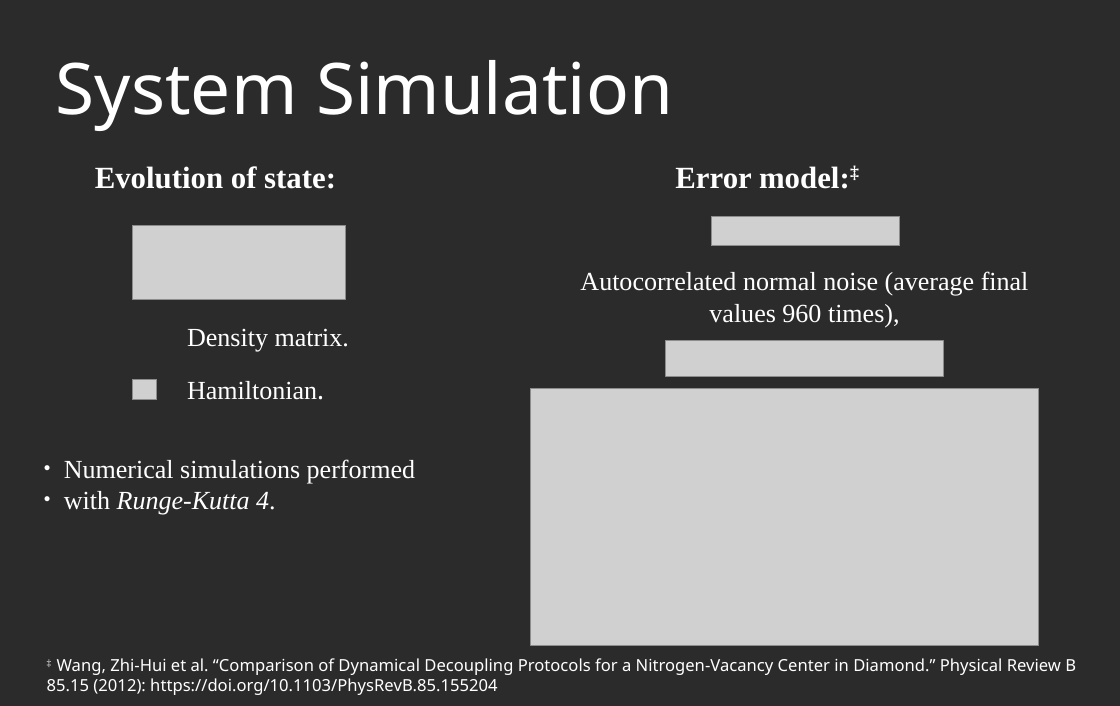
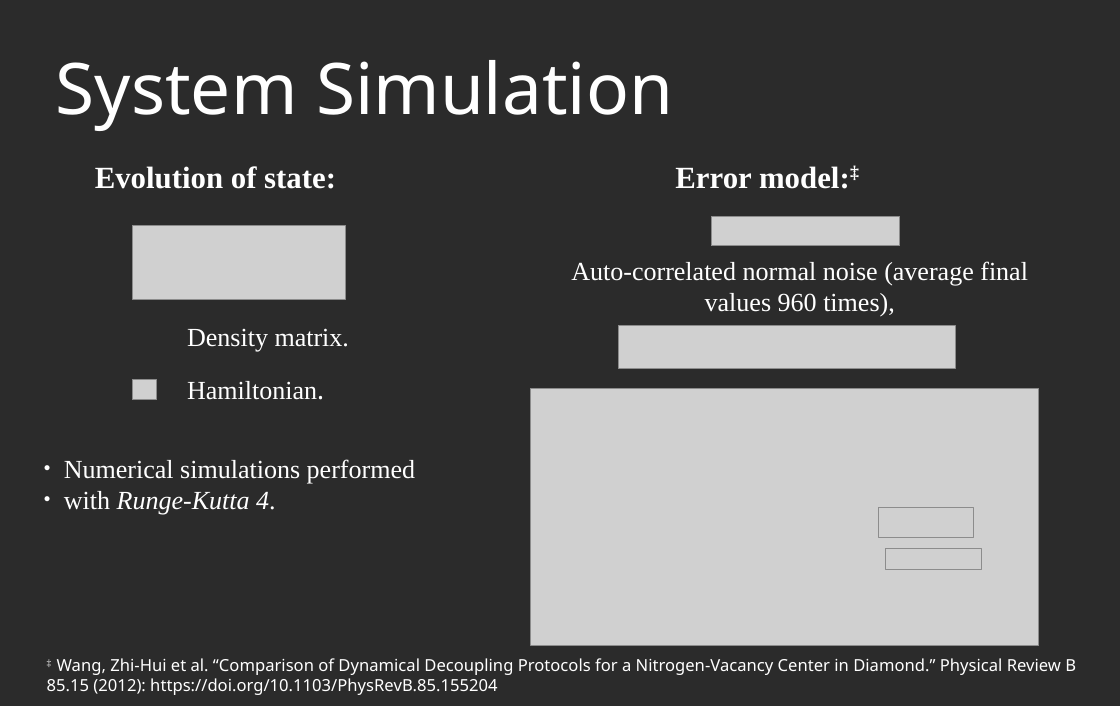
Before and after one commit to AGaliciaMartinez/Final-Project-Computational-Physics, a slide deck: slide 4 of presentation/NV_Carbons_presentation.odp. Drawn at 1120x706 pixels with LibreOffice and Linux fonts; fonts in the diff are those of the drawing; grey boxes stand for pictures; background and template pictures are left out; a plain dark background stands for a picture behind light text. Boxes give left, top, right and bottom in pixels: in the first picture for what was removed or moved away, otherwise in the second. Text is boxed around its words. In the diff, an @@ line names an element or a change of style, - is before the commit and + after.

```diff
--- a/presentation/NV_Carbons_presentation.odp
+++ b/presentation/NV_Carbons_presentation.odp
@@ text at [571, 261, 1028, 317]: text changed @@
-Autocorrelated normal noise (average final values 960 times),
+Auto-correlated normal noise (average final values 960 times),
@@ picture: place and size @@
-picture at [666, 341, 943, 376]
+picture at [618, 325, 955, 368]
@@ picture added at [878, 508, 974, 538] @@
@@ picture added at [885, 549, 982, 570] @@
```
Also in this commit, not shown: 1 other slide changed, 1 other file.
